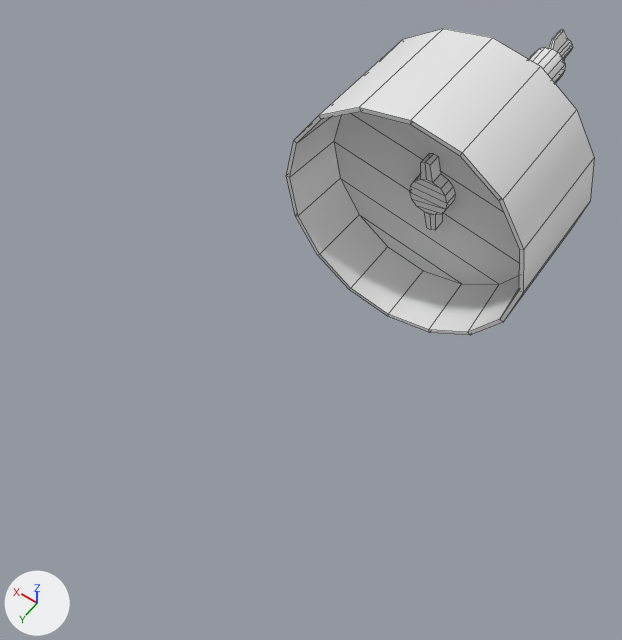
Before and after pictures for a commit that changed the OBJ model app/models/Curiosity/drill.obj.
The view is the same before and after, from a camera (50 mm lens) standing at (-0.093, 0.243, 0.207) and looking at (0.011, 0.098, -0.021). Lighting does not change. The marker at lower left points along +X, +Y and +Z. Mesh edges are drawn as thin lines. Where no turn or scale is listed for an object, it has been applied to the vertices. Vertices at the same position are counted once.

Script lines for the objects in view, before the commit:
```python
me_bit_01_001_mesh_014 = bpy.data.meshes.new('bit_01.001_Mesh.014')
me_bit_01_001_mesh_014.from_pydata(...)  # 214 vertices, 193 faces; spans x -0.046..0.046, y -0.0637..0.0637, z -0.046..0.046
me_bit_01_001_mesh_014.materials.append(mat_tex_03)  # its picture is missing
ob_bit_01_001_mesh_014 = bpy.data.objects.new('bit_01.001_Mesh.014', me_bit_01_001_mesh_014)
ob_bit_01_001_mesh_014.location = (0.0, 0.0, 0.0)
```
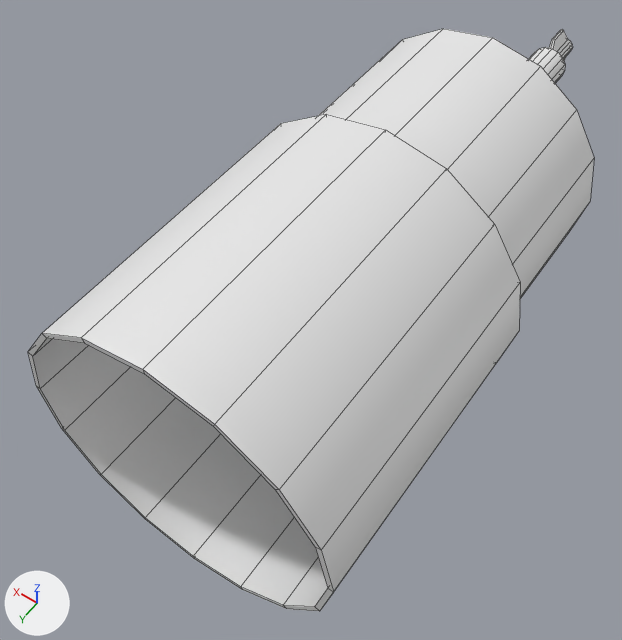
Edits to the bpy script that builds the scene:
```text
Change me_bit_01_001_mesh_014:
    used by ob_bit_01_001_mesh_014; location = (0.0, 0.0, 0.0)
    remove me_bit_01_001_mesh_014.from_pydata(...)  # 214 vertices, 193 faces; spans x -0.046..0.046, y -0.0637..0.0637, z -0.046..0.046
    add me_bit_01_001_mesh_014.from_pydata(...)  # 278 vertices, 257 faces; spans x -0.0519..0.0519, y -0.0637..0.1765, z -0.0519..0.0519
    me_bit_01_001_mesh_014 part 1
    16 faces are deleted
    7 vertices in x -0.0425..0.0425, y 0.0637, z -0.046..-0.0176 move by (0.0, 0.0189, 0.0)
    5 vertices in x -0.0325..0.0325, y 0.0637, z 0.0325..0.046 move by (0.0, 0.0191, 0.0)
    4 vertices in x -0.046..0.046, y 0.0637, z 0.0..0.0176 move by (0.0, 0.019, 0.0)
    16 vertices move from x -0.0445..0.0445, y 0.0637, z -0.0445..0.0445 to x -0.0434..0.0434, y 0.0826..0.0828, z -0.0434..0.0434
    48 vertices are added at x -0.0519..0.0519, y 0.0778..0.1765, z -0.0519..0.0519
    16 new vertices lie (0.0, 0.0987, 0.0) away from vertices in x -0.0519..0.0519, y 0.0778, z -0.0519..0.0519
    80 new faces join them
```

What differs and where, as boxes [x1, y1, x2, y2] in the pictures (622 x 640 px):
'bit_01.001_Mesh.014', reshaped (83% wider, 90% taller)
    before: [286, 29, 594, 335]
    after: [28, 29, 594, 611]
